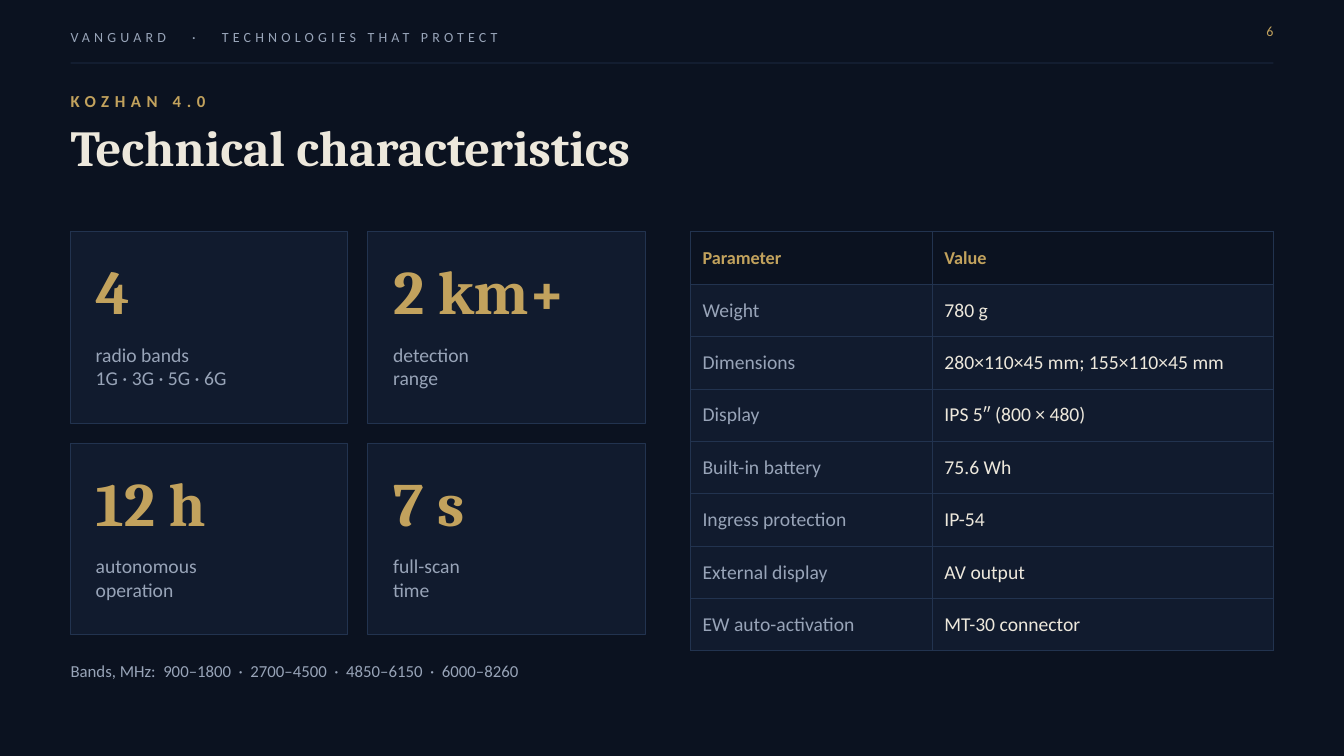
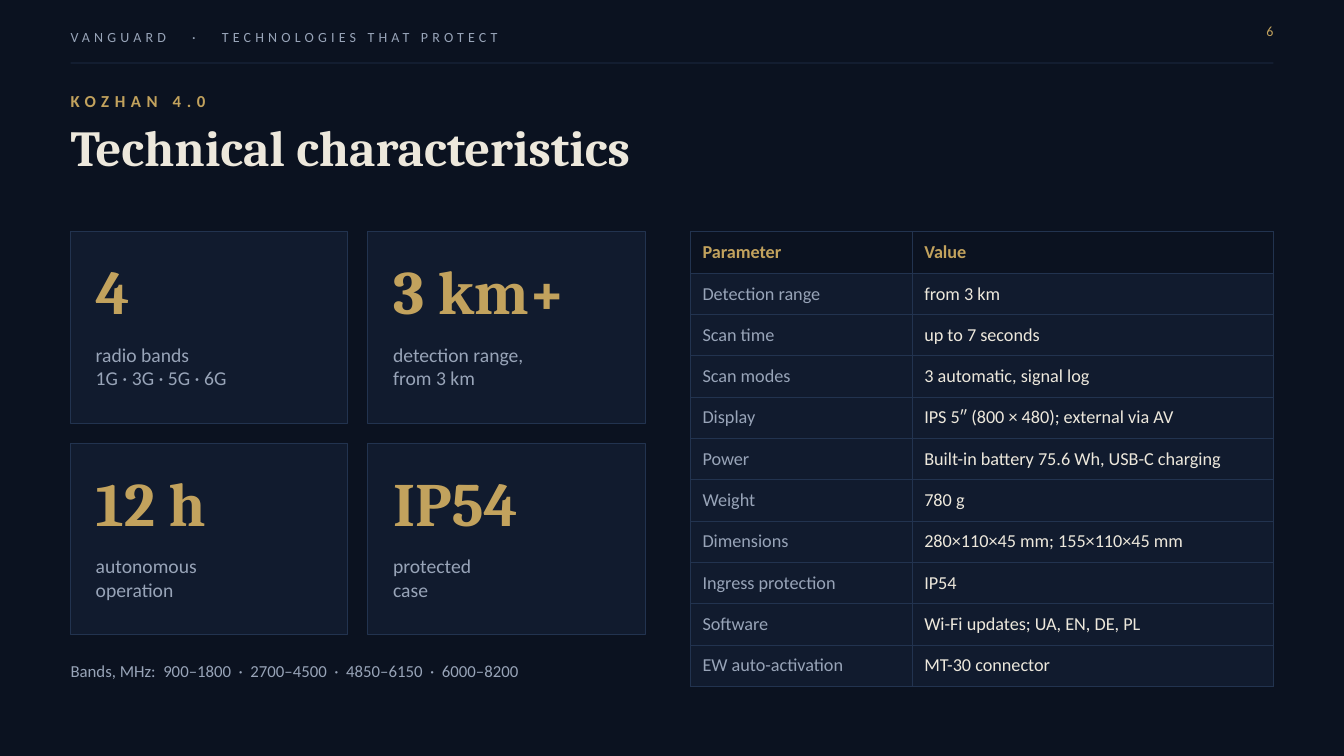
Before and after one commit to Orangepranik/presentation-vanguard, a slide deck: slide 6 of Vanguard_Investor_Presentation_Norway.pptx. Drawn at 1344x756 pixels with LibreOffice and Linux fonts; fonts in the diff are those of the drawing; background and template pictures are left out. Boxes give left, top, right and bottom in pixels: in the first picture for what was removed or moved away, otherwise in the second. Text is boxed around its words. In the diff, an @@ line names an element or a change of style, - is before the commit and + after.

```diff
--- a/Vanguard_Investor_Presentation_Norway.pptx
+++ b/Vanguard_Investor_Presentation_Norway.pptx
@@ table at (x1=691, y1=232, x2=1273, y2=675) @@
+row 2: Detection range | from 3 km
+row 3: Scan time | up to 7 seconds
+row 4: Scan modes | 3 automatic, signal log
+row 5: Display | IPS 5″ (800 × 480); external via AV
+row 6: Power | Built-in battery 75.6 Wh, USB-C charging
-row 4: Display | IPS 5″ (800 × 480)
-row 5: Built-in battery | 75.6 Wh
-row 6: Ingress protection | IP-54
-row 7: External display | AV output
+row 9: Ingress protection | IP54
+row 10: Software | Wi-Fi updates; UA, EN, DE, PL
@@ text at (x1=393, y1=271, x2=565, y2=315): text changed @@
-2 km+
+3 km+
@@ text at (x1=393, y1=348, x2=523, y2=385): text changed @@
-detection
-range
+detection range,
+from 3 km
@@ text at (x1=393, y1=484, x2=518, y2=527): text changed @@
-7 s
+IP54
@@ text at (x1=393, y1=559, x2=471, y2=597): text changed @@
-full-scan
-time
+protected
+case
@@ text at (x1=71, y1=665, x2=518, y2=679): text changed @@
-Bands, MHz: 900–1800 · 2700–4500 · 4850–6150 · 6000–8260
+Bands, MHz: 900–1800 · 2700–4500 · 4850–6150 · 6000–8200
```
Also in this commit, not shown: 1 other slide changed, 1 other file.
